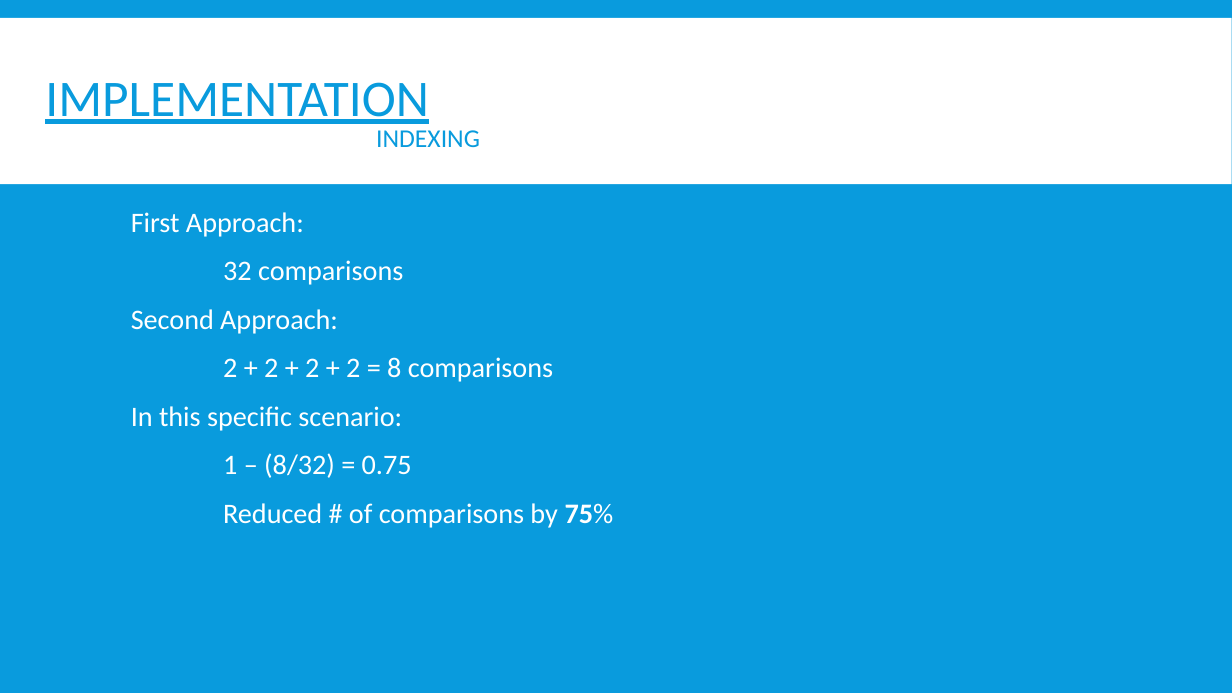
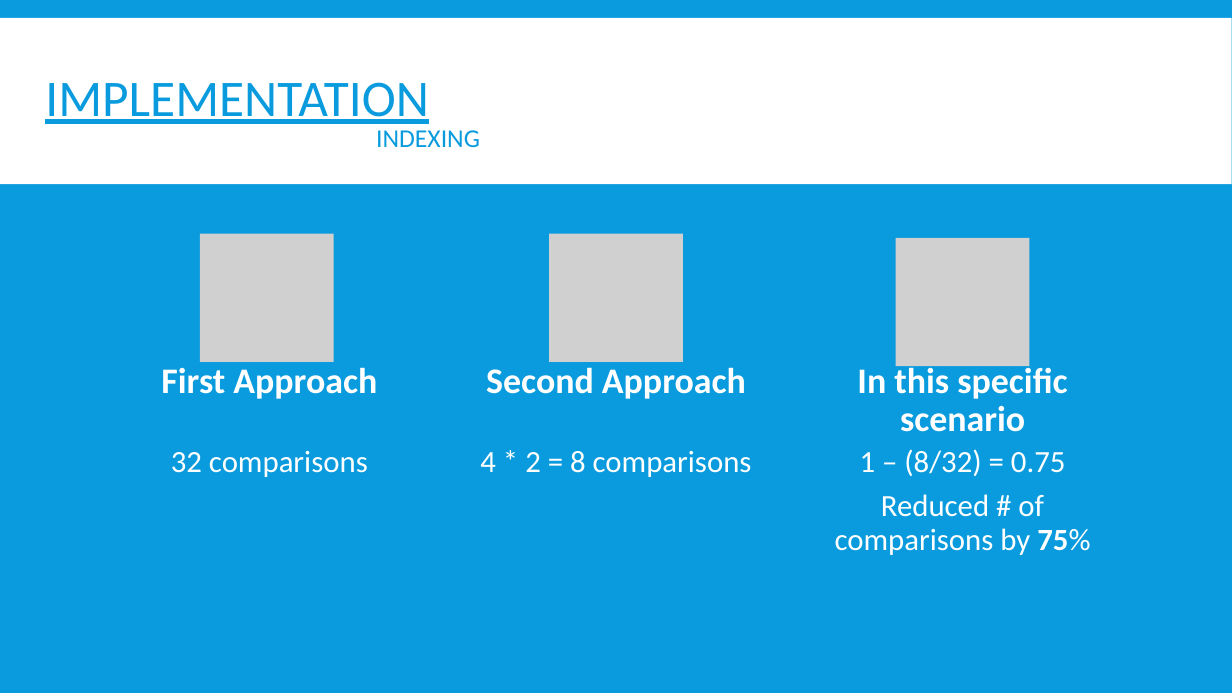
Before and after one commit to OryGregS/SeniorProject, a slide deck: slide 19 of docs/other/FuzzyRecordLinkage.pptx. Drawn at 1232x693 pixels with LibreOffice and Linux fonts; fonts in the diff are those of the drawing; grey boxes stand for pictures. Boxes give left, top, right and bottom in pixels: in the first picture for what was removed or moved away, otherwise in the second. Text is boxed around its words. In the diff, an @@ line names an element or a change of style, - is before the commit and + after.

Commit message:
Final Powerpoint Update

```diff
--- a/docs/other/FuzzyRecordLinkage.pptx
+++ b/docs/other/FuzzyRecordLinkage.pptx
@@ text removed at <box>131,212,614,528</box> @@
-First Approach:
-32 comparisons
-Second Approach:
-2 + 2 + 2 + 2 = 8 comparisons
-In this specific scenario:
-1 – (8/32) = 0.75
-Reduced # of comparisons by 75%
@@ group added at <box>161,234,1090,555</box>: 6 texts, 3 pictures @@
+First Approach
+32 comparisons
+Second Approach
+4 * 2 = 8 comparisons
+In this specific scenario
+1 – (8/32) = 0.75
+Reduced # of comparisons by 75%
```
Also in this commit, not shown: 11 other slides changed, 2 other files.
